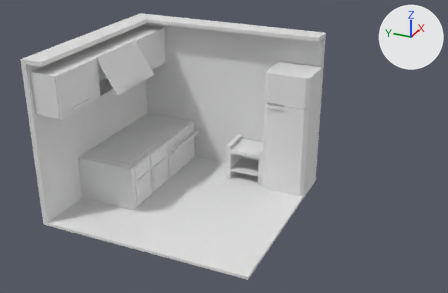
What one commit did to the Blender file kitchen.blend.
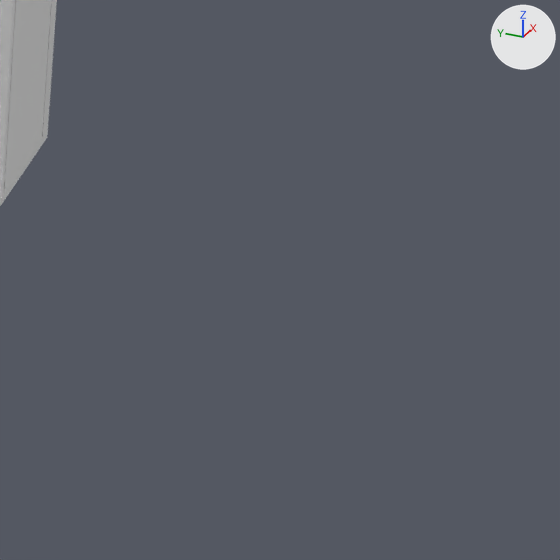
Each version is shown whole from a 50 mm lens placed at (-5.669, -2.836, 3.593), pointed at (-0.189, -0.37, 0.853), then close up on the part from 68% to 100% of the width and 49% to 99% of the height. Arrows for +X, +Y and +Z are at upper right; the lights stay in place.

Names of what the first close-up shows: 'refregerator', 'room'.
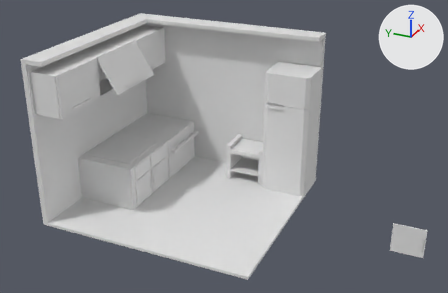
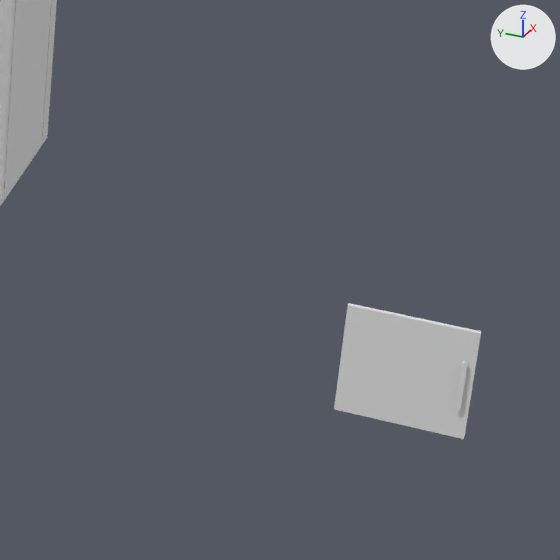
Patch to the scene script:
```diff
--- a/kitchen.blend.py
+++ b/kitchen.blend.py
@@ me_cube_005 @@
 # used by ob_cube_001; location = (-0.132, 0.945, 0.294); scale = (0.887, 1.0, 1.0)
-me_cube_005.from_pydata(...)  # 352 vertices, 319 faces; spans x -0.464..0.464, y -0.376..0.345, z -0.262..0.262
+me_cube_005.from_pydata(...)  # 456 vertices, 405 faces; spans x -0.464..0.464, y -3.469..0.345, z -0.262..0.262
+# me_cube_005 part 1: a new loose piece of 104 vertices spanning x -0.074..-0.048, y -3.469..-3.142, z -0.251..0.064
```

Pixel boxes (x1, y1, x2, y2) of what changed, in the close-ups (560 x 560 px):
'Cube.001', reshaped (not visible before): after (334, 303, 481, 439)
